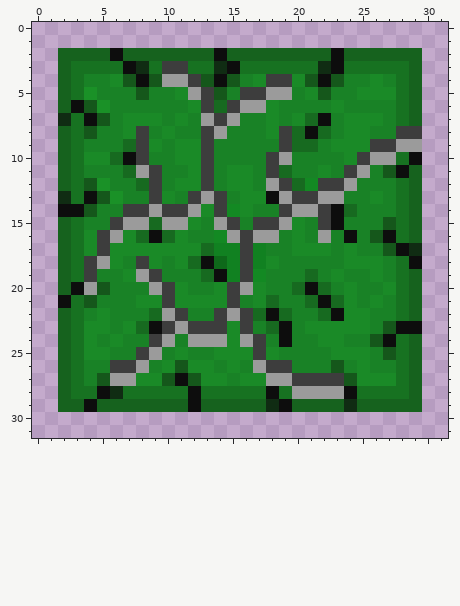
Edited in one commit: pixel-art sprite (assets/textures/maps/desert/cactus_destroyed.png). Above is the file before it was changed.
The file is 32x32 pixels. Pixels under 10% opacity are left out. Colours within 5 levels of each other are drawn and written as one.
After:
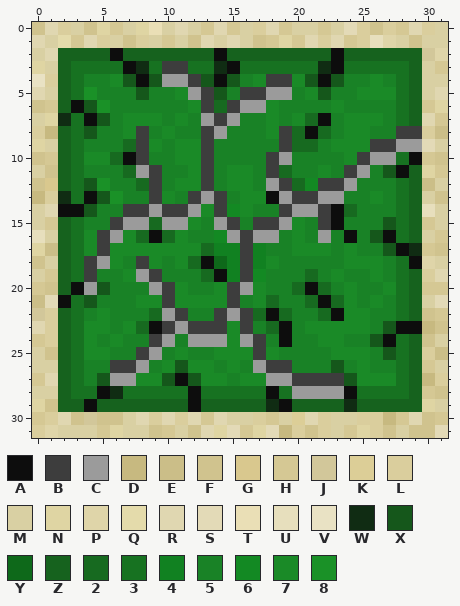
Palette (. is transparent): A #0d0d0d  B #3d3d3d  C #9b9b9b  D #c7b980  E #cbbe88  F #d0c38e  G #d9c88e  H #d5c894  J #d2c79a  K #dcce97  L #dace9d  M #d9d0a3  N #dfd5a3  P #dfd5a9  Q #e4dbab  R #e0d7b1  S #e3dab7  T #eadfb6  U #e7dfbd  V #e9e2c4  W #102c13  X #15571b  Y #0e691a  Z #16621e  2 #176a20  3 #177221  4 #118121  5 #198226  6 #138923  7 #1a8a27  8 #1a9127
Changes in this commit:
Colour D now appears in row 8 at x 1; in row 13 at x 0; in row 23 at x 30; in row 27 at x 30; in row 30 at x 27; in row 31 at x 19.
Colour E now appears in row 8 at x 31; in row 12 at x 30; in row 17 at x 1; in row 21 at x 0; in row 25 at x 31.
Colour F now appears in row 0 at x 0, 4 and 26; in row 1 at x 7, 12, 17 and 29; in row 6 at x 0; in row 10 at x 0 and 31; in row 11 at x 1; in row 12 at x 0.
Colour F now appears in row 13 at x 31; in row 17 at x 31; in row 18 at x 0; in row 20 at x 1; in row 22 at x 30; in row 23 at x 31.
Colour F now appears in row 24 at x 30; in row 25 at x 1; in row 28 at x 31; in row 29 at x 1; in row 30 at x 3, 5 to 6 and 30; in row 31 at x 9, 12, 21, 27 and 29 to 30.
Colour G now appears in row 12 at x 1.
Colour H now appears in row 0 at x 6, 13, 15, 19, 22 and 28; in row 1 at x 3, 10, 18, 20 and 24; in row 3 at x 31; in row 6 at x 1 and 30; in row 7 at x 31; in row 10 at x 1 and 30.
Colour H now appears in row 11 at x 31; in row 15 at x 1 and 30; in row 16 at x 31; in row 17 at x 30; in row 19 at x 1; in row 20 at x 0 and 30 to 31.
Colour H now appears in row 22 at x 31; in row 24 at x 0; in row 26 at x 30; in row 27 at x 0; in row 28 at x 30; in row 30 at x 0, 13, 18, 28 and 31.
Colour H now appears in row 31 at x 5, 10, 16 and 24.
Colour J now appears in row 2 at x 30; in row 22 at x 0; in row 30 at x 4.
Colour K now appears in row 30 at x 20.
Colour L now appears in row 0 at x 2, 17, 25, 27 and 30; in row 1 at x 5, 8, 22 and 25; in row 4 at x 1; in row 8 at x 0 and 30; in row 13 at x 1; in row 19 at x 30.
Colour L now appears in rows 22 to 24 at x 1; in row 25 at x 30; in row 27 at x 31; in row 30 at x 1, 9, 11, 17, 22 and 25 to 26; in row 31 at x 0, 20, 22 and 26.
Colour M now appears in row 0 at x 3, 7, 10, 12, 16, 20 to 21, 23 and 31; in row 1 at x 1, 6, 9, 11, 14, 16, 28 and 30 to 31; in row 2 at x 0; in row 3 at x 1 and 30; in row 4 at x 30 to 31; in row 5 at x 1 and 30.
Colour M now appears in row 7 at x 0; in row 9 at x 1 and 31; in row 11 at x 0; in row 12 at x 31; in row 13 at x 30; in rows 14 to 15 at x 0 and 31.
Colour M now appears in row 16 at x 1 and 30; in row 18 at x 1 and 31; in row 19 at x 0; in row 21 at x 30; in row 24 at x 31; in row 25 at x 0.
Colour M now appears in row 26 at x 0 to 1 and 31; in row 28 at x 0 to 1; in row 29 at x 31; in row 30 at x 7, 15 to 16, 19 and 23 to 24; in row 31 at x 2 to 4, 7 to 8, 11, 23 and 28.
Colour N now appears in row 0 at x 5 and 8; in row 1 at x 19; in row 3 at x 0; in row 6 at x 31; in row 7 at x 1; in row 9 at x 0.
Colour N now appears in row 11 at x 30; in row 17 at x 0; in row 29 at x 0 and 30; in row 31 at x 6, 14, 17 and 25.
Colour P now appears in row 1 at x 27; in row 2 at x 31; in row 18 at x 30; in row 31 at x 1.
Colour Q now appears in row 1 at x 2.
Colour R now appears in row 0 at x 1, 11, 14, 18 and 29; in row 1 at x 0, 4, 13, 15, 21 and 23; in row 2 at x 1; in row 5 at x 0 and 31; in row 7 at x 30; in row 14 at x 1.
Colour R now appears in row 19 at x 31; in row 23 at x 0; in row 27 at x 1; in row 30 at x 2, 8, 10, 12, 14, 21 and 29; in row 31 at x 13.
Colour S now appears in row 0 at x 24; in row 9 at x 30; in row 21 at x 1 and 31; in row 31 at x 15, 18 and 31.
Colour T now appears in row 0 at x 9.
Colour U now appears in row 1 at x 26; in row 14 at x 30; in row 16 at x 0.
Colour V now appears in row 4 at x 0.
Pixel boxes of the changes (left, top, right, bottom) in both pictures:
added: (32, 22, 448, 438)
